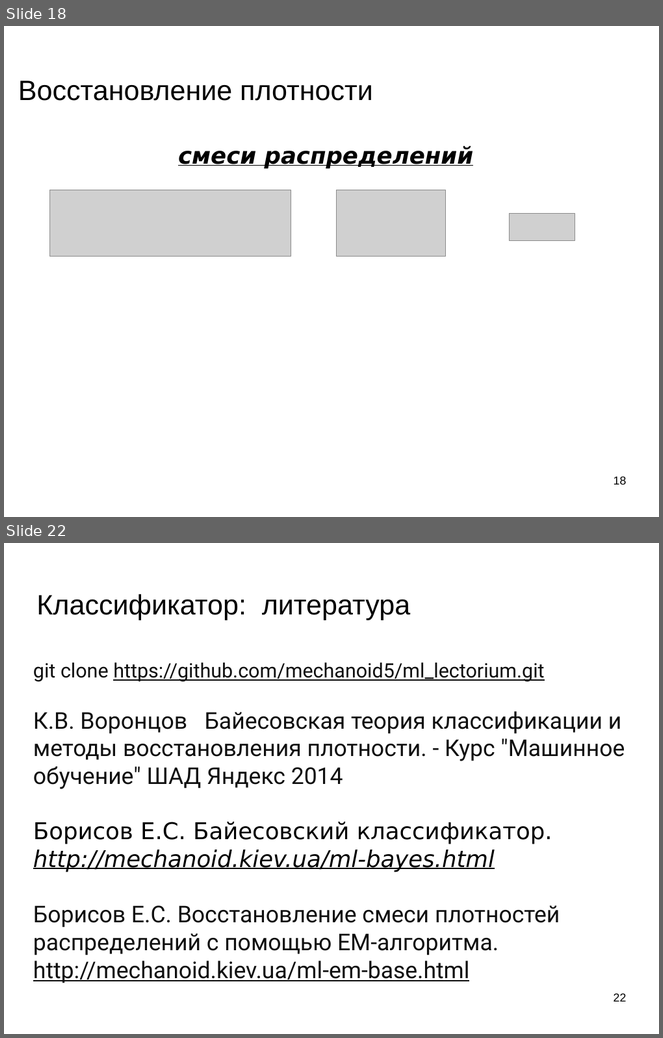
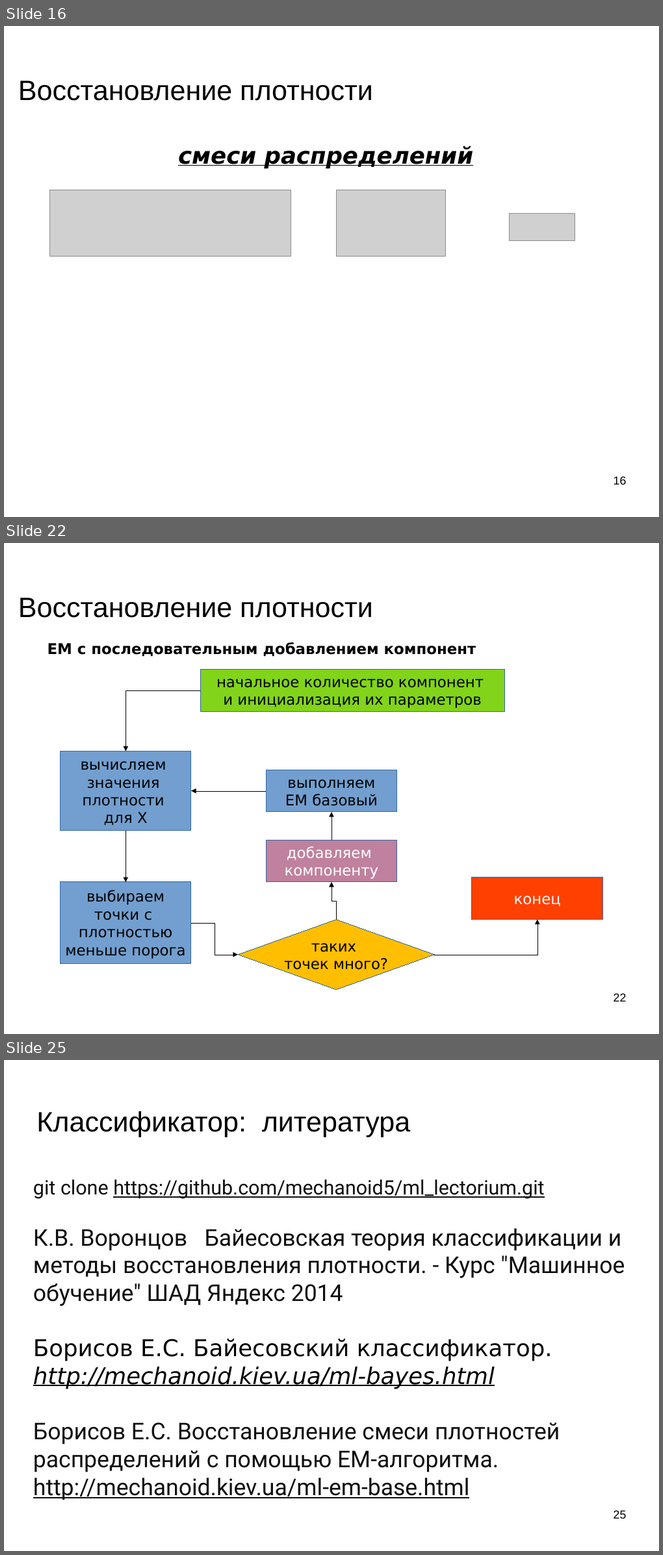
Before and after one commit to mechanoid5/ml_lectorium_legacy, a slide deck: 05-em.odp. Shown one above the other, each under a label of ours: slides 18 and 22 before the commit, slides 16, 22 and 25 after it; the slides between them are not shown. The pictures are 663x1038 and 663x1555 pixels, drawn with LibreOffice and Linux fonts; fonts in the diff are those of the drawing; grey boxes stand for pictures; background and template pictures are left out. Boxes give left, top, right and bottom in pixels: in the first picture for what was removed or moved away, otherwise in the second. Text is boxed around its words. In the diff, an @@ line names an element or a change of style, - is before the commit and + after.

```diff
--- a/05-em.odp
+++ b/05-em.odp
@@ slide 22 added at bbox=[4, 543, 659, 1034], background picture (left out) @@
@@ title added at bbox=[18, 598, 373, 618], 33.9 pt, text #000000 @@
+Восстановление плотности
@@ text added at bbox=[48, 642, 477, 656], 18 pt, text #000000, bold @@
+EM с последовательным добавлением компонент
@@ rectangle added at bbox=[201, 670, 505, 712], fill #81D41A, outline #3465A4 0 pt, 18 pt, text #000000 @@
+начальное количество компонент
+и инициализация их параметров
@@ elbow arrow added from (201, 691) to (126, 751), #000000 0 pt @@
@@ rectangle added at bbox=[61, 751, 191, 831], fill #729FCF, outline #3465A4 0 pt, 18 pt, text #000000 @@
+вычисляем
+значения
+плотности
+для X
@@ rectangle added at bbox=[266, 770, 397, 812], fill #729FCF, outline #3465A4 0 pt, 18 pt, text #000000 @@
+выполняем
+ЕМ базовый
@@ elbow arrow added from (266, 791) to (191, 791), #000000 0 pt @@
@@ elbow arrow added from (332, 840) to (332, 812), #000000 0 pt @@
@@ elbow arrow added from (126, 831) to (126, 882), #000000 0 pt @@
@@ rectangle added at bbox=[266, 840, 397, 882], fill #BF819E, outline #3465A4 0 pt, 18 pt, text #FFFFFF @@
+добавляем
+компоненту
@@ rectangle added at bbox=[61, 882, 191, 965], fill #729FCF, outline #3465A4 0 pt, 18 pt, text #000000 @@
+выбираем
+точки с
+плотностью
+меньше порога
@@ elbow arrow added from (336, 920) to (332, 882), #000000 0 pt @@
@@ rectangle added at bbox=[472, 878, 603, 920], fill #FF4000, outline #3465A4 0 pt, 18 pt, text #FFFFFF @@
+конец
@@ elbow arrow added from (191, 923) to (238, 955), #000000 0 pt @@
@@ diamond added at bbox=[238, 920, 435, 990], fill #FFBF00, outline #3465A4 0 pt, 18 pt, text #000000 @@
+таких
+точек много?
@@ elbow arrow added from (434, 955) to (538, 920), #000000 0 pt @@
@@ page number added at bbox=[614, 993, 627, 1002], 14 pt, text #000000 @@
+22
@@ what was slide 18 is now slide 16 @@
@@ page number at bbox=[614, 476, 627, 485]: text changed @@
-18
+16
@@ what was slide 22 is now slide 25 @@
@@ page number at bbox=[614, 1510, 627, 1519]: text changed @@
-22
+25
```
Also in this commit, not shown: 6 slides changed, 4 other slides added, 2 slides removed, 3 other files.
